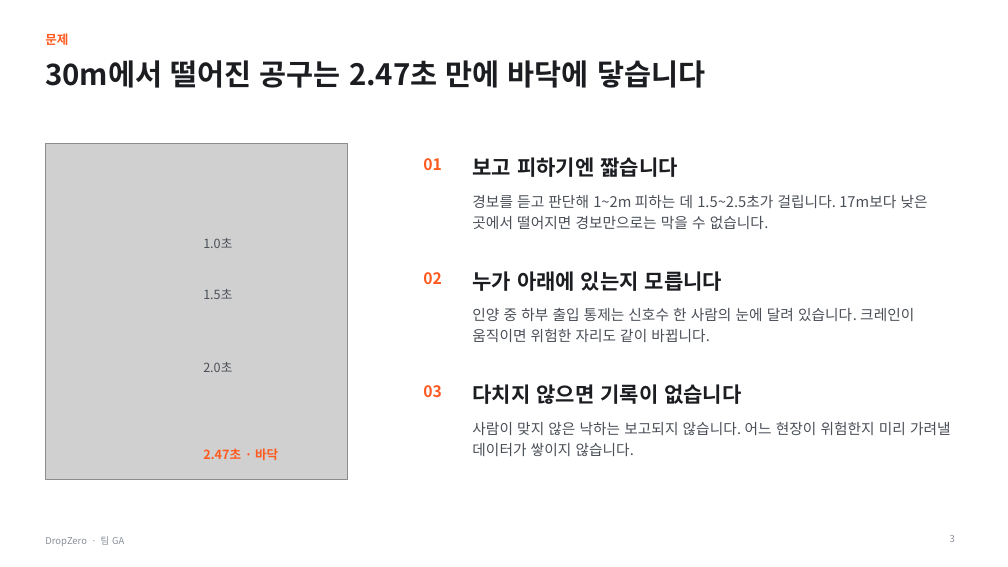
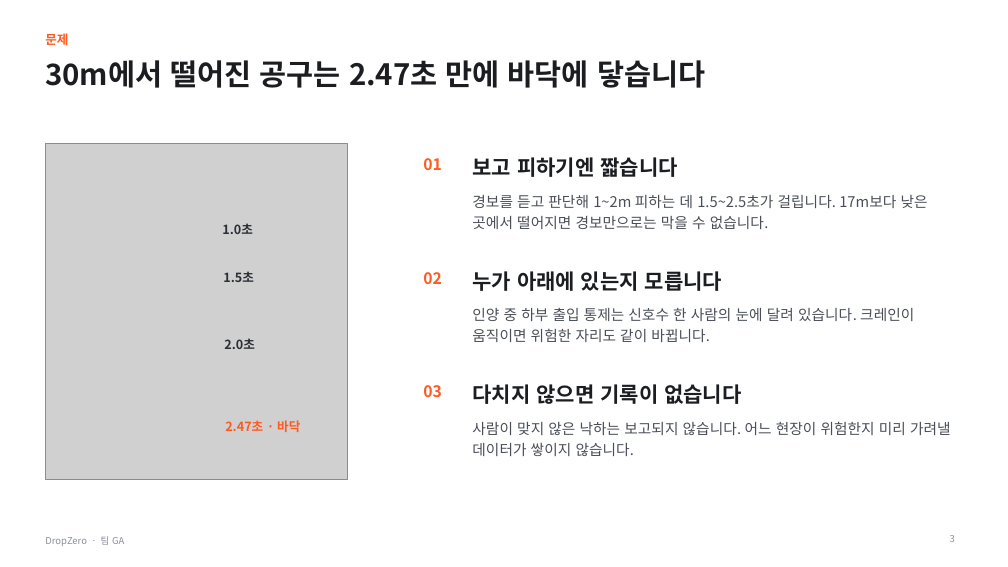
Before and after one commit to LSB-afk/Shinhan-sqaure, a slide deck: slide 3 of pitch/deck/DropZero_IR_팀GA.pptx. Drawn at 1008x567 pixels with LibreOffice and Linux fonts; fonts in the diff are those of the drawing; grey boxes stand for pictures. Boxes give left, top, right and bottom in pixels: in the first picture for what was removed or moved away, otherwise in the second. Text is boxed around its words. In the diff, an @@ line names an element or a change of style, - is before the commit and + after.

```diff
--- a/pitch/deck/DropZero_IR_팀GA.pptx
+++ b/pitch/deck/DropZero_IR_팀GA.pptx
@@ text "1.0초": place and size @@
-text "1.0초" at [203, 238, 232, 248]
+text "1.0초" at [222, 223, 253, 234]
@@ text "1.5초": place and size @@
-text "1.5초" at [203, 289, 232, 299]
+text "1.5초" at [223, 271, 254, 282]
@@ text colour #4A4F57 to #2B2F35, bold on in 3 elements at [222, 223, 253, 234], [223, 271, 254, 282], [224, 338, 255, 349] @@
@@ text "2.0초": place and size @@
-text "2.0초" at [203, 362, 232, 372]
+text "2.0초" at [224, 338, 255, 349]
@@ text "2.47초 · 바닥": place and size @@
-text "2.47초 · 바닥" at [203, 448, 278, 460]
+text "2.47초 · 바닥" at [225, 420, 300, 432]
```
Also in this commit, not shown: 2 other slides changed, 33 other files.
